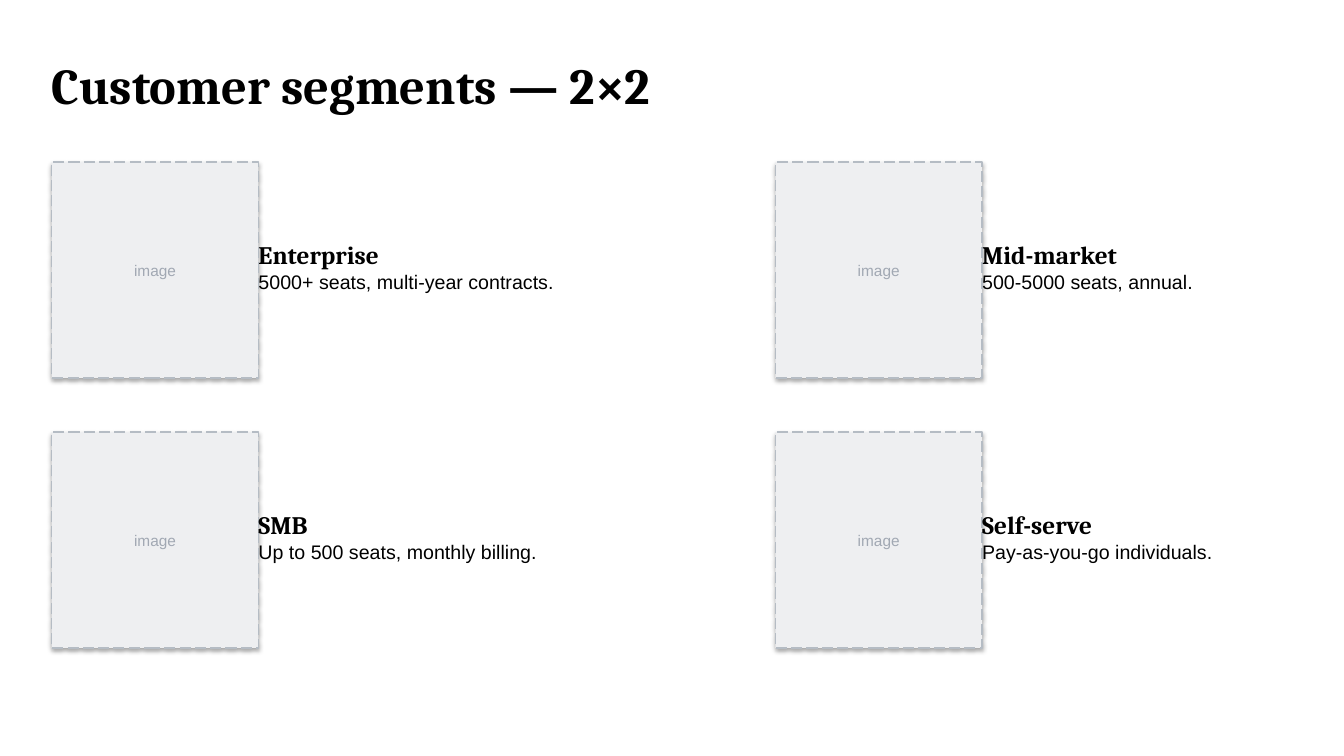
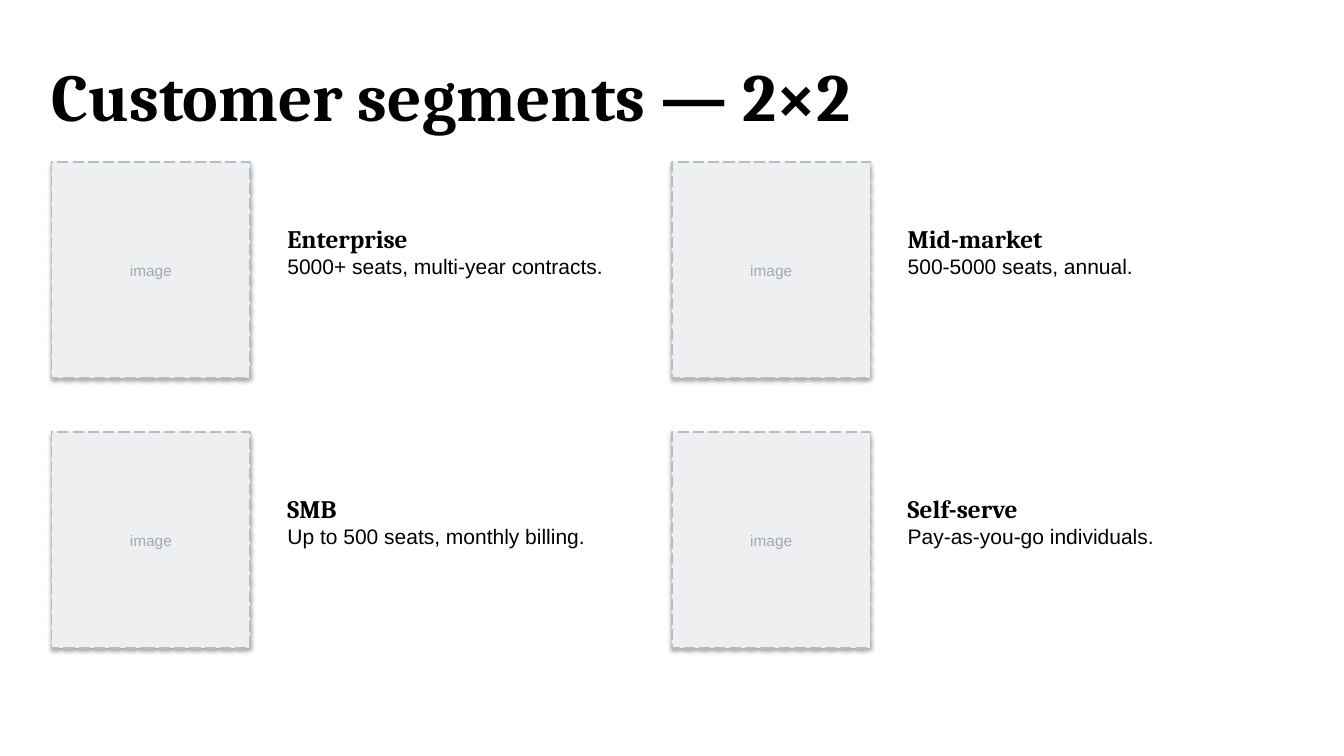
Before and after one commit to JakubNaskretski/pptx-skill-grid, a slide deck: slide 12 of examples/out_v2.pptx. Drawn at 1344x756 pixels with LibreOffice and Linux fonts; fonts in the diff are those of the drawing. Boxes give left, top, right and bottom in pixels: in the first picture for what was removed or moved away, otherwise in the second. Text is boxed around its words. In the diff, an @@ line names an element or a change of style, - is before the commit and + after.

Commit message:
v2.1: type scale alignment, card compound, layout fixes from visual review
Type scale updated to match the corporate reference deck:
  - section_number: 240 → 300pt   (deck uses 350; we pull back to fit)
  - h1:             36  → 48pt
  - h2:             24  → 28pt
  - body:           14  → 15pt
  - statement:      60  → 66pt
  - hero_metric:    160 → 150pt

section_divider:
  - Cell expanded to rows 2-10 (9 rows = 4.82in) so 300pt fits with
    headroom on all 3 alignments. Label compressed to rows 11-12.
  - example_v2.json updated to single-digit numbers ("1", "2", ...).
    The leading-zero variant ("01") was wrapping at narrow widths.

render_heading + render_text:
  - auto_size = MSO_AUTO_SIZE.NONE explicitly. PowerPoint sometimes
    auto-shrinks text in textboxes by default; this was likely making
    the section_number "0/3 too small compared to 3" issue.

Fixes from visual review:
  - render_cta:         ROUNDED_RECTANGLE → RECTANGLE (rounded corners
                        felt off-brand)
  - single_metric:      caption now in row 12 cell (respects side
                        margins) instead of strip:footer (which spans
                        full slide width and made the text hug the
                        left edge)
  - six_up:             dropped the explicit gap row added in the
                        previous fix — visual padding from icon_label's
                        MIDDLE anchor was already enough; the extra row
                        made the gap feel exaggerated

New compound component: card
  - First multi-component primitive. variant=image_left lays out:
    image (32% width, full height) + gap (6%) + label/body (62% width,
    vertically centered against the image).
  - Also supports variants image_top and text_only.
  - Card handles its own internal proportions and gaps, so recipes
    that use cards don't need to micro-place sub-components.

matrix_2x2 refactored to use 'card' component:
  - 4 cards placed on the grid: rows 3-6 / 8-11 (1-row gap between),
    cols 1-6 / 7-12 (cards touch at the L/R boundary, which is text-
    meets-image — visually distinct without needing a gap col).
  - Recipe code now ~half the size; lets the card handle internal
    image/text spacing and vertical centering.

```diff
--- a/examples/out_v2.pptx
+++ b/examples/out_v2.pptx
@@ text "Customer segments — 2×2" at [52,75,850,136]: size 36 to 48 pt @@
@@ rectangle "image": place and size @@
-rectangle "image" at [51,162,258,378]
+rectangle "image" at [51,162,250,378]
@@ text "Enterprise" rewrapped from [258,241,378,270] to [287,230,407,254] @@
@@ rectangle "image": place and size @@
-rectangle "image" at [775,162,982,378]
+rectangle "image" at [673,162,871,378]
@@ text "Mid-market" rewrapped from [982,241,1117,270] to [908,230,1043,248] @@
@@ text "5000+ seats, multi-year contracts.": place and size @@
-text "5000+ seats, multi-year contracts." at [258,274,553,294]
+text "5000+ seats, multi-year contracts." at [287,258,603,279]
@@ text "500-5000 seats, annual.": place and size @@
-text "500-5000 seats, annual." at [982,274,1192,294]
+text "500-5000 seats, annual." at [908,258,1133,277]
@@ rectangle "image": place and size @@
-rectangle "image" at [51,433,258,648]
+rectangle "image" at [51,433,250,648]
@@ text "SMB" rewrapped from [258,511,307,540] to [287,501,336,518] @@
@@ rectangle "image": place and size @@
-rectangle "image" at [775,433,982,648]
+rectangle "image" at [673,433,871,648]
@@ text "Self-serve" rewrapped from [982,511,1092,540] to [908,500,1018,519] @@
@@ size 14 to 15 pt in 4 elements at [908,258,1133,277], [908,528,1154,549], [287,258,603,279], [287,528,584,549] @@
@@ text "Up to 500 seats, monthly ...": place and size @@
-text "Up to 500 seats, monthly ..." at [258,544,537,564]
+text "Up to 500 seats, monthly ..." at [287,528,584,549]
@@ text "Pay-as-you-go individuals.": place and size @@
-text "Pay-as-you-go individuals." at [982,544,1212,564]
+text "Pay-as-you-go individuals." at [908,528,1154,549]
```
Also in this commit, not shown: 12 other slides changed, 10 other files.
